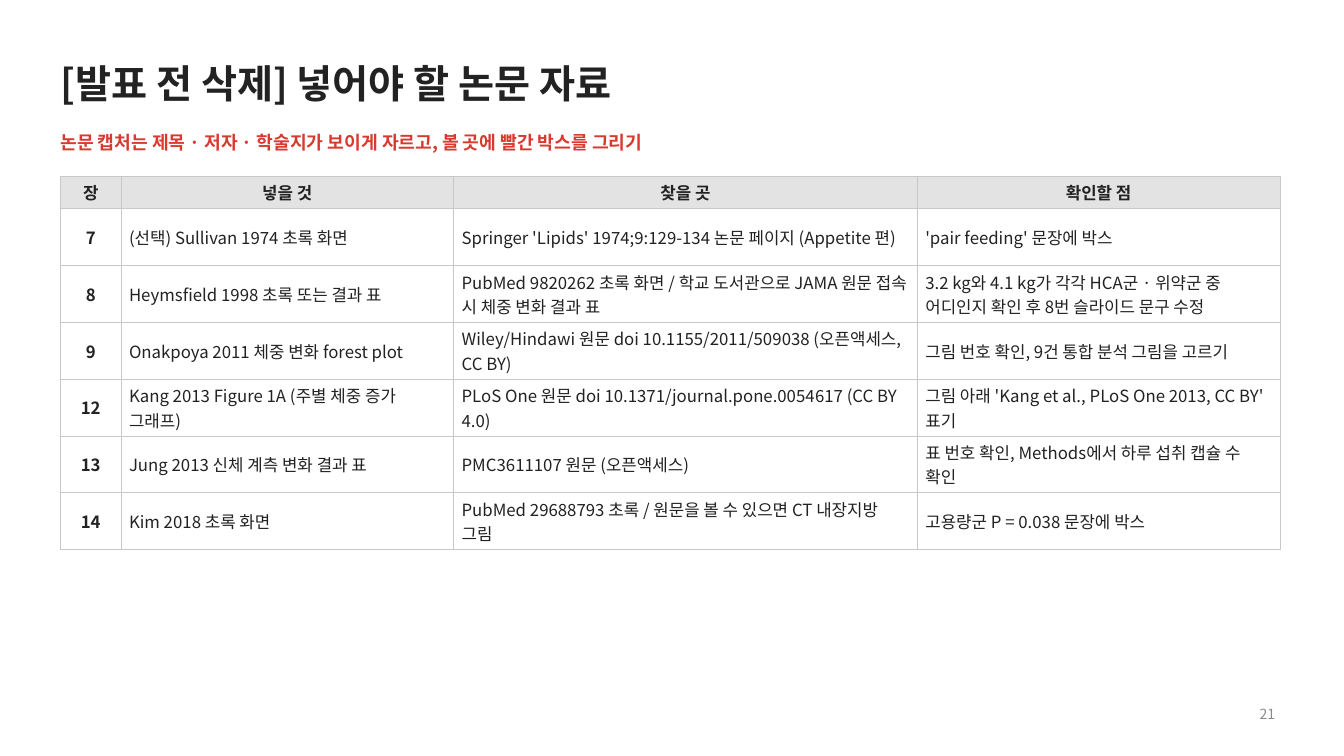
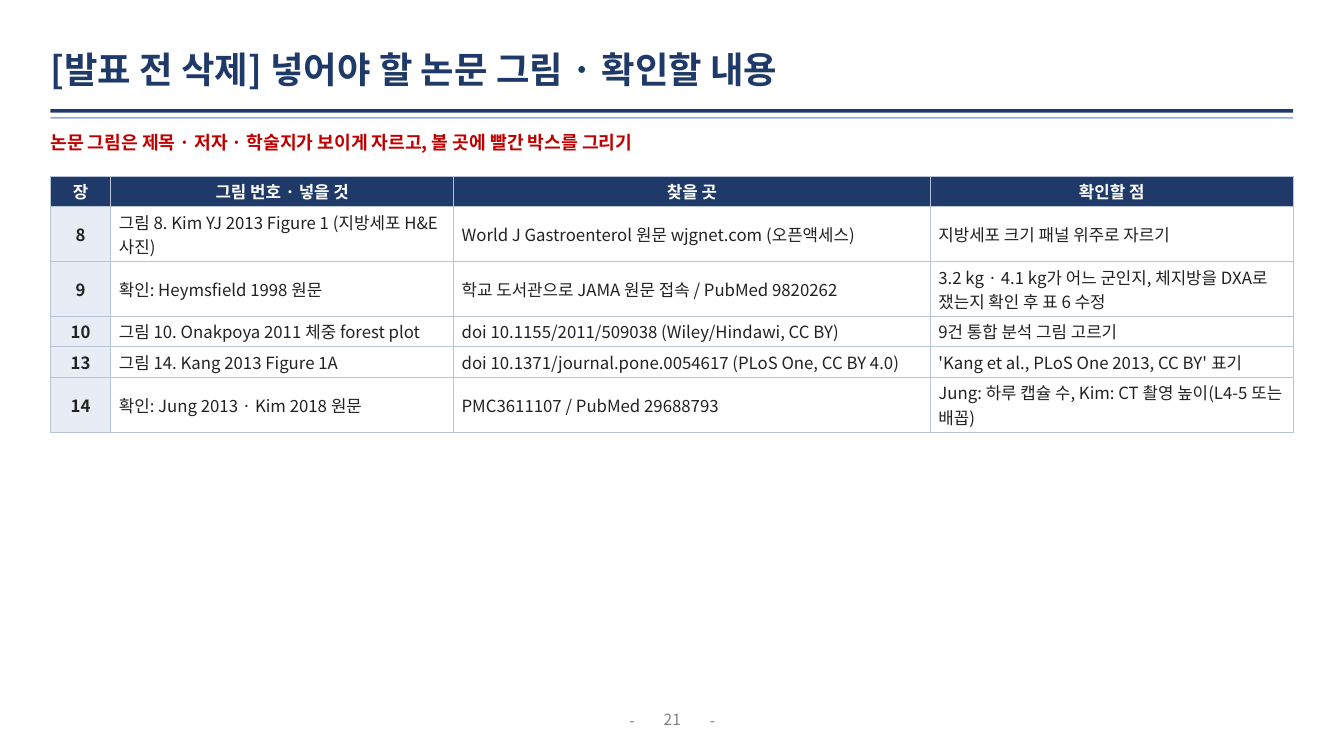
Before and after one commit to logvinca99-cell/logvinca, a slide deck: slide 21 of 발표자료/체중조절_발표_기능성식품학.pptx. Drawn at 1344x756 pixels with LibreOffice and Linux fonts; fonts in the diff are those of the drawing. Boxes give left, top, right and bottom in pixels: in the first picture for what was removed or moved away, otherwise in the second. Text is boxed around its words. In the diff, an @@ line names an element or a change of style, - is before the commit and + after.

```diff
--- a/발표자료/체중조절_발표_기능성식품학.pptx
+++ b/발표자료/체중조절_발표_기능성식품학.pptx
@@ title at box(50, 52, 777, 90): text changed; size 28 to 26 pt; text colour #222222 to #1F3A68 @@
-[발표 전 삭제] 넣어야 할 논문 자료
+[발표 전 삭제] 넣어야 할 논문 그림 · 확인할 내용
@@ line added from (50, 111) to (1294, 111), #1F3A68 2.5 pt @@
@@ line added from (50, 118) to (1294, 118), #8EAADB 1 pt @@
@@ text at box(50, 130, 632, 154): text changed; text colour #D93A30 to #C00000 @@
-논문 캡처는 제목 · 저자 · 학술지가 보이게 자르고, 볼 곳에 빨간 박스를 그리기
+논문 그림은 제목 · 저자 · 학술지가 보이게 자르고, 볼 곳에 빨간 박스를 그리기
@@ table at box(50, 176, 1294, 431) @@
-row 1: 장 | 넣을 것 | 찾을 곳 | 확인할 점
-row 2: 7 | (선택) Sullivan 1974 초록 화면 | Springer 'Lipids' 1974;9:129-134 논문 페이지 (Appetite 편) | 'pair feeding' 문장에 박스
-row 3: 8 | Heymsfield 1998 초록 또는 결과 표 | PubMed 9820262 초록 화면 / 학교 도서관으로 JAMA 원문 접속 시 체중 변화 결과 표 | 3.2 kg와 4.1 kg가 각각 HCA군 · 위약군 중 어디인지 확인 후 8번 슬라이드 문구 수정
-row 4: 9 | Onakpoya 2011 체중 변화 forest plot | Wiley/Hindawi 원문 doi 10.1155/2011/509038 (오픈액세스, CC BY) | 그림 번호 확인, 9건 통합 분석 그림을 고르기
-row 5: 12 | Kang 2013 Figure 1A (주별 체중 증가 그래프) | PLoS One 원문 doi 10.1371/journal.pone.0054617 (CC BY 4.0) | 그림 아래 'Kang et al., PLoS One 2013, CC BY' 표기
-row 6: 13 | Jung 2013 신체 계측 변화 결과 표 | PMC3611107 원문 (오픈액세스) | 표 번호 확인, Methods에서 하루 섭취 캡슐 수 확인
-row 7: 14 | Kim 2018 초록 화면 | PubMed 29688793 초록 / 원문을 볼 수 있으면 CT 내장지방 그림 | 고용량군 P = 0.038 문장에 박스
+row 1: 장 | 그림 번호 · 넣을 것 | 찾을 곳 | 확인할 점
+row 2: 8 | 그림 8. Kim YJ 2013 Figure 1 (지방세포 H&E 사진) | World J Gastroenterol 원문 wjgnet.com (오픈액세스) | 지방세포 크기 패널 위주로 자르기
+row 3: 9 | 확인: Heymsfield 1998 원문 | 학교 도서관으로 JAMA 원문 접속 / PubMed 9820262 | 3.2 kg · 4.1 kg가 어느 군인지, 체지방을 DXA로 쟀는지 확인 후 표 6 수정
+row 4: 10 | 그림 10. Onakpoya 2011 체중 forest plot | doi 10.1155/2011/509038 (Wiley/Hindawi, CC BY) | 9건 통합 분석 그림 고르기
+row 5: 13 | 그림 14. Kang 2013 Figure 1A | doi 10.1371/journal.pone.0054617 (PLoS One, CC BY 4.0) | 'Kang et al., PLoS One 2013, CC BY' 표기
+row 6: 14 | 확인: Jung 2013 · Kim 2018 원문 | PMC3611107 / PubMed 29688793 | Jung: 하루 캡슐 수, Kim: CT 촬영 높이(L4-5 또는 배꼽)
@@ table: place and size @@
-table at box(60, 176, 1280, 545)
+table at box(50, 176, 1294, 431)
@@ text added at box(617, 706, 647, 736), 11 pt, text #7F7F7F @@
+-
@@ page number: place and size @@
-page number at box(1260, 708, 1276, 719)
+page number at box(664, 713, 681, 725)
@@ page number at box(664, 713, 681, 725): size 10 to 11 pt, text colour #8A8A8A to #7F7F7F; alignment right to centre @@
@@ text added at box(698, 706, 728, 736), 11 pt, text #7F7F7F @@
+-
```
Also in this commit, not shown: 17 other slides changed, 3 slides added, 3 slides removed, 1 other file.
